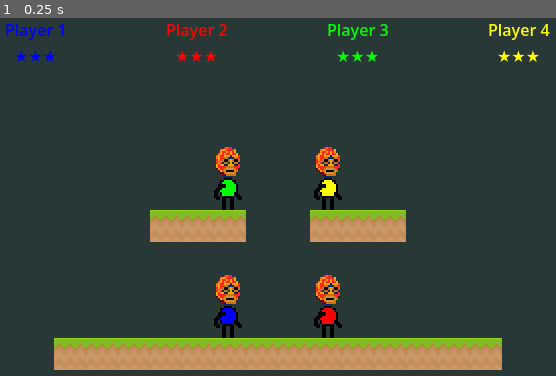
Above: before the commit, frame 1.
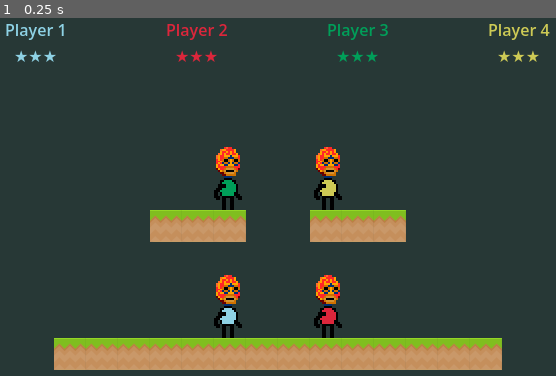
Above: after the commit, the same moment.

Repository: doctor-g/GGJ26
Game: Godot game, scene res://world/world.tscn
The game is run twice, just before and just after one commit, with the same random seed, the same clock (stepped at 60 frames per second) and the same inputs. This scene is started directly instead of the project's main scene.
Inputs:
- Up to frame 1 (0.25 s): no input

The runs differ from the first frame. In frame 1, 1.3% of the frame differs, in the area x 1-99%, y 1-86%.

Commit message:
Add colors and fix shortcuts

Diff:
--- a/project/guy/guy.tscn
+++ b/project/guy/guy.tscn
@@ -6,10 +6,11 @@
 [ext_resource type="Texture2D" uid="uid://dt6l4lqua3e4u" path="res://guy/push.png" id="3_ynse4"]
 [ext_resource type="Texture2D" uid="uid://cqugpn8tpq047" path="res://guy/mask_luchador.png" id="4_jtfwu"]
 
-[sub_resource type="RectangleShape2D" id="RectangleShape2D_ihqf1"]
-size = Vector2(32, 64)
+[sub_resource type="CapsuleShape2D" id="CapsuleShape2D_jtfwu"]
+radius = 15.0
+height = 64.0
 
-[sub_resource type="ShaderMaterial" id="ShaderMaterial_jtfwu"]
+[sub_resource type="ShaderMaterial" id="ShaderMaterial_a17s0"]
 resource_local_to_scene = true
 shader = ExtResource("3_jtfwu")
 shader_parameter/origin = Color(1, 1, 1, 1)
@@ -26,11 +27,11 @@
 
 [node name="CollisionShape2D" type="CollisionShape2D" parent="." unique_id=1363029511]
 position = Vector2(0, -32)
-shape = SubResource("RectangleShape2D_ihqf1")
+shape = SubResource("CapsuleShape2D_jtfwu")
 
 [node name="BodySprite" parent="." unique_id=324161803 instance=ExtResource("2_vupqh")]
 unique_name_in_owner = true
-material = SubResource("ShaderMaterial_jtfwu")
+material = SubResource("ShaderMaterial_a17s0")
 position = Vector2(0, -20)
 
 [node name="HeadSprite" type="Sprite2D" parent="." unique_id=2117563986]
--- a/project/project.godot
+++ b/project/project.godot
@@ -18,6 +18,7 @@
 [autoload]
 
 InputInitializer="*uid://crc8pbrsd84uu"
+GlobalShortcuts="*uid://cf1835fs64j3"
 
 [display]
 
--- /dev/null
+++ b/project/util/global_shortcuts.gd
@@ -0,0 +1,5 @@
+extends Node
+
+func _process(_delta: float) -> void:
+	if Input.is_action_just_pressed("toggle_fullscreen"):
+		DisplayServer.window_set_mode(DisplayServer.WINDOW_MODE_FULLSCREEN if DisplayServer.window_get_mode() == DisplayServer.WINDOW_MODE_WINDOWED else DisplayServer.WINDOW_MODE_WINDOWED)
--- a/project/world/world.gd
+++ b/project/world/world.gd
@@ -1,6 +1,15 @@
 extends Control
 
-const COLORS : Array[Color] = [Color.BLUE, Color.RED, Color.GREEN, Color.YELLOW]
+var COLORS : Array[Color] = [
+	# Santo blue
+	Color.html("8ed2e5"),
+	# Bright red
+	Color.html("dc263b"),
+	# Bright green
+	Color.html("009f59"),
+	# Bright yellow
+	Color.html("cdca55"),
+]
 const MAX_PLAYERS := 4
 const MAX_LIVES := 3
 
@@ -28,11 +37,6 @@
 	var spawn_points := %SpawnPoints.get_children()
 	for i in spawn_points.size():
 		_spawn_guy(i)
-
-
-func _process(_delta: float) -> void:
-	if Input.is_action_just_pressed("toggle_fullscreen"):
-		DisplayServer.window_set_mode(DisplayServer.WINDOW_MODE_FULLSCREEN if DisplayServer.window_get_mode() == DisplayServer.WINDOW_MODE_WINDOWED else DisplayServer.WINDOW_MODE_WINDOWED)
 
 
 func _spawn_guy(index:int) -> void:
Not shown, added: project/util/global_shortcuts.gd.uid
